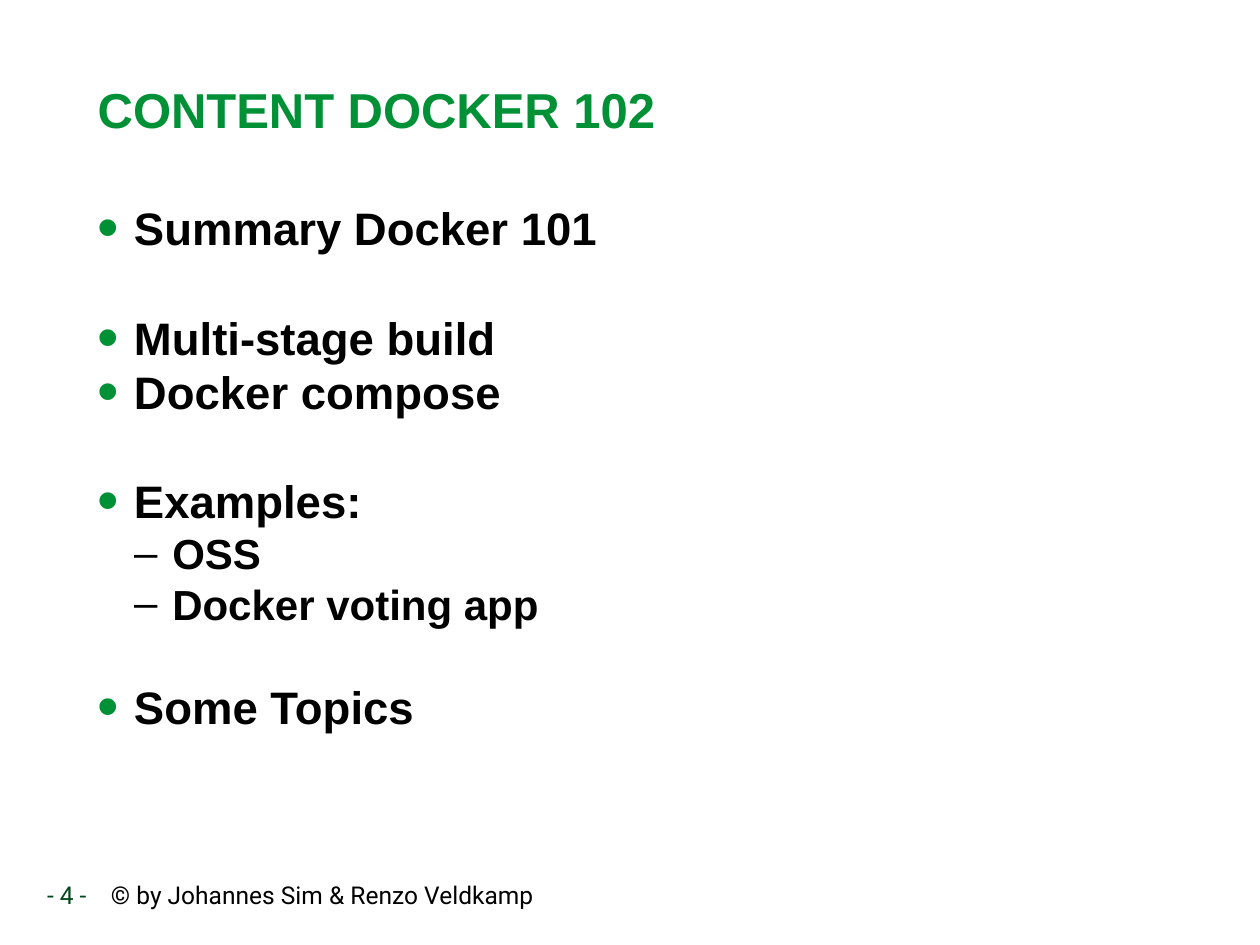
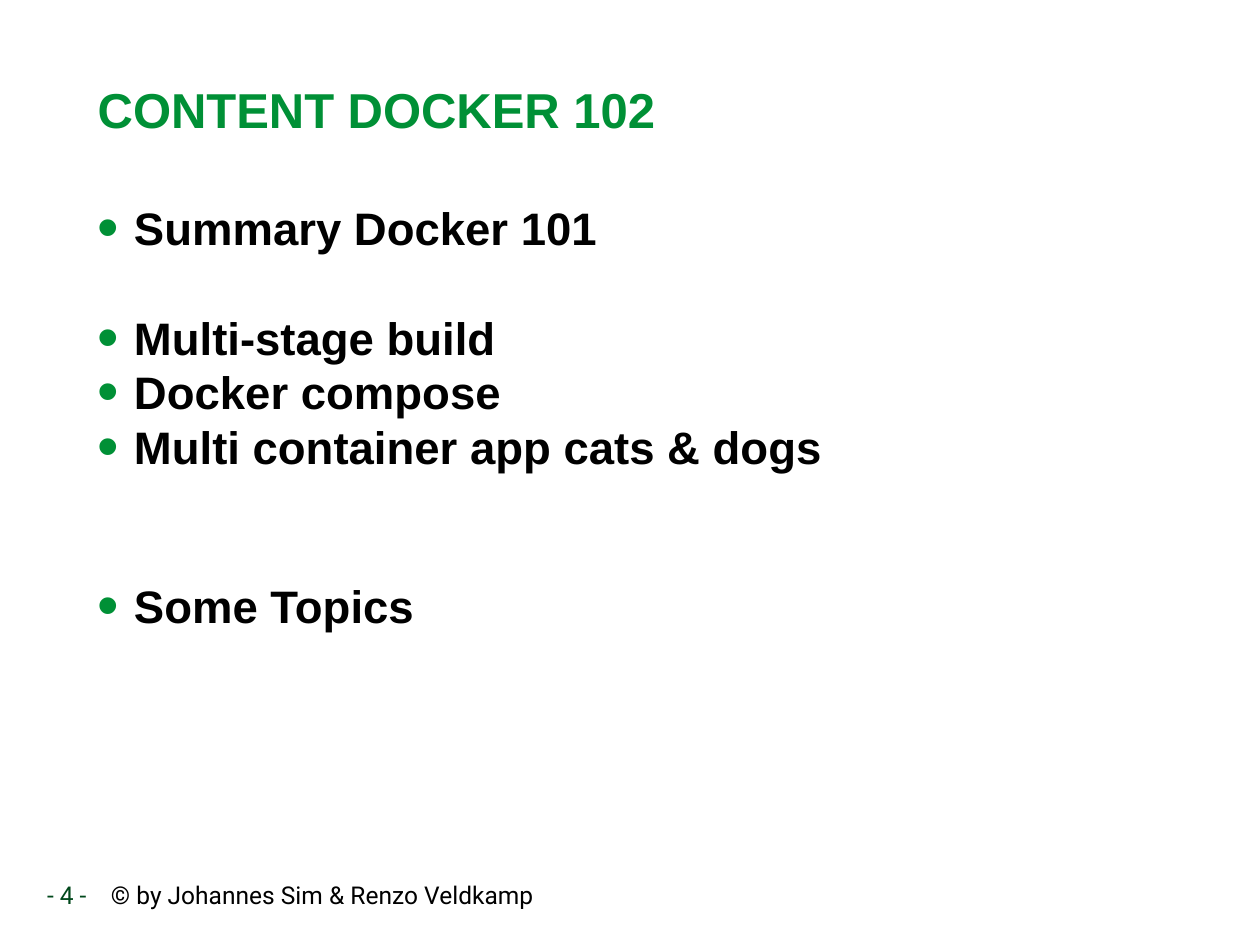
Before and after one commit to RenzoVeldkamp/MicroContainer, a slide deck: slide 4 of Presentatie/Docker102.pptx. Drawn at 1260x945 pixels with LibreOffice and Linux fonts; fonts in the diff are those of the drawing; background and template pictures are left out. Boxes give left, top, right and bottom in pixels: in the first picture for what was removed or moved away, otherwise in the second. Text is boxed around its words. In the diff, an @@ line names an element or a change of style, - is before the commit and + after.

Commit message:
added multistage

```diff
--- a/Presentatie/Docker102.pptx
+++ b/Presentatie/Docker102.pptx
@@ text at [134,431,822,473]: text changed; size 24 to 26 pt @@
-• Examples:
-  – OSS
-  – Docker voting app
+• Multi container app cats & dogs
```
Also in this commit, not shown: 3 other slides changed, 1 slide added.
